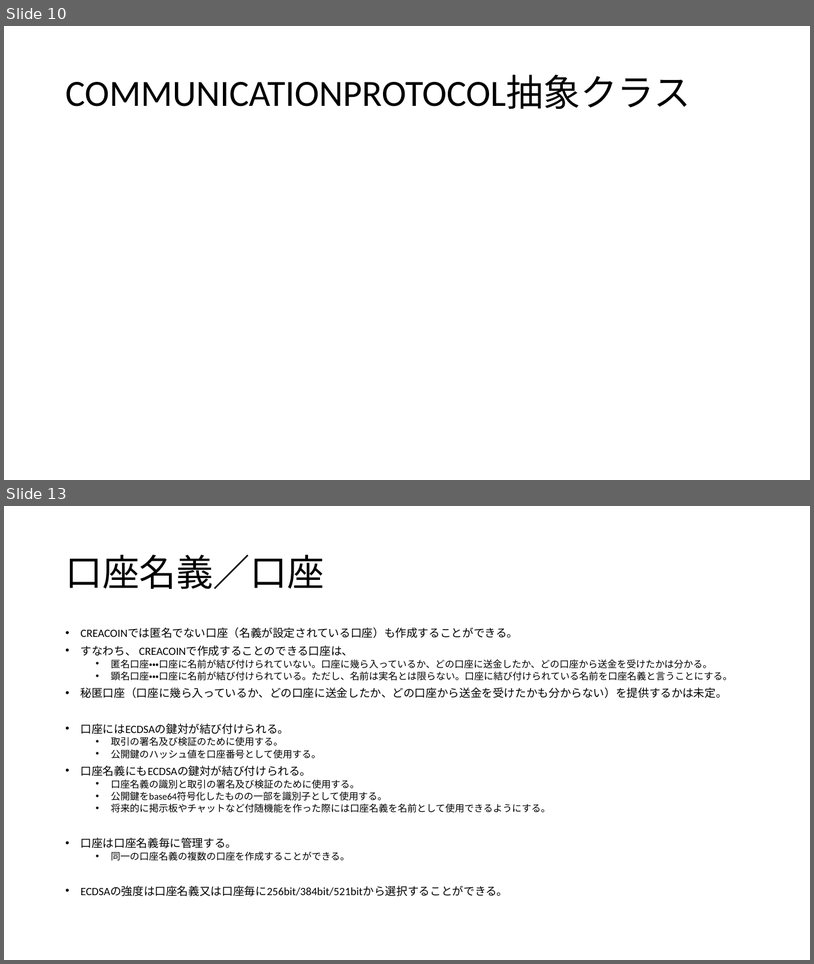
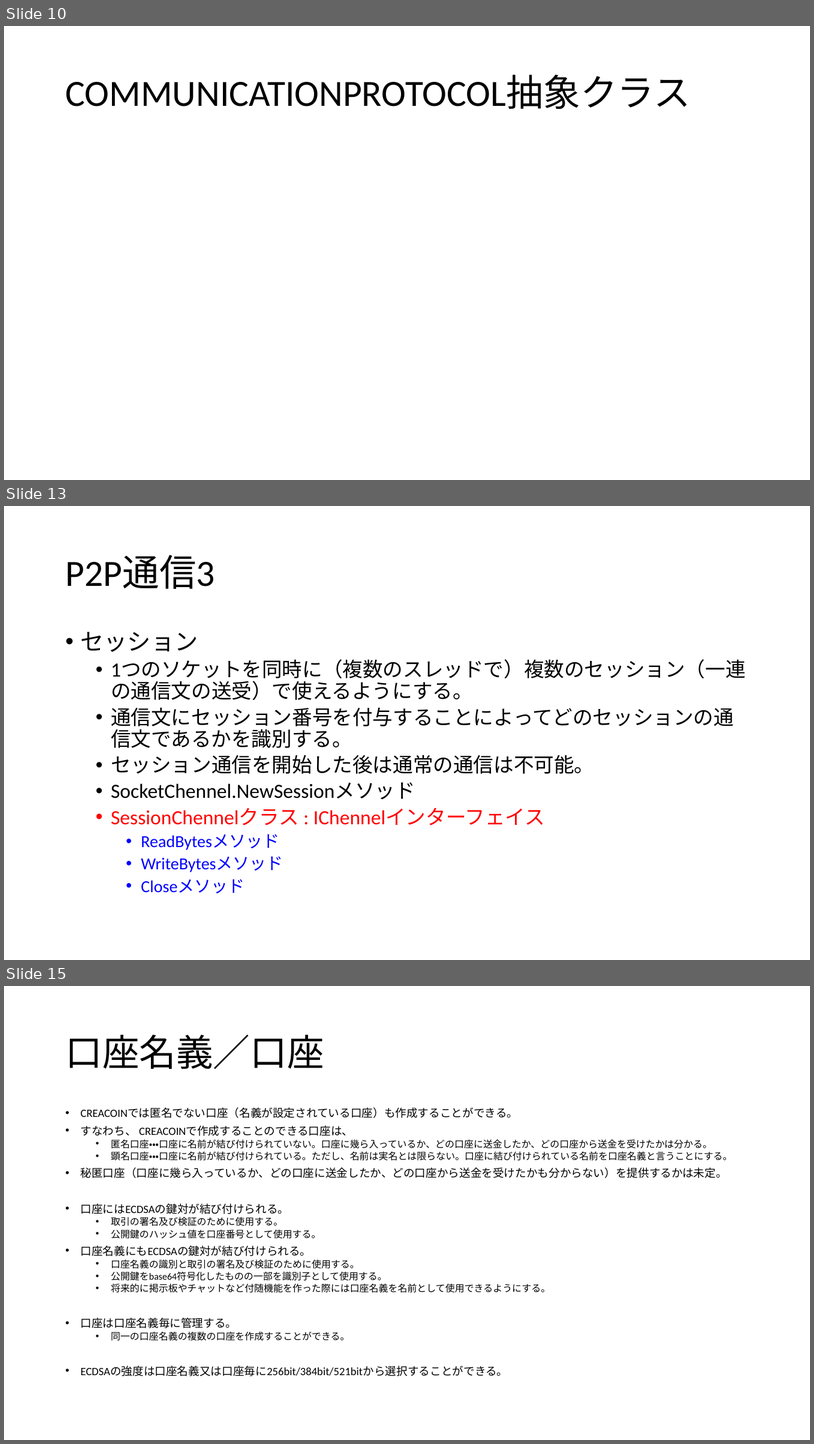
Before and after one commit to pizyumi/CREA, a slide deck: CREA2014/CREACOIN.pptx. Shown one above the other, each under a label of ours: slides 10 and 13 before the commit, slides 10, 13 and 15 after it; the slides between them are not shown. The pictures are 814x964 and 814x1444 pixels, drawn with LibreOffice and Linux fonts; fonts in the diff are those of the drawing. Boxes give left, top, right and bottom in pixels: in the first picture for what was removed or moved away, otherwise in the second. Text is boxed around its words. In the diff, an @@ line names an element or a change of style, - is before the commit and + after.

```diff
--- a/CREA2014/CREACOIN.pptx
+++ b/CREA2014/CREACOIN.pptx
@@ slide 13 added at [4,506,810,960], background #FFFFFF @@
@@ title added at [65,555,215,589], 44 pt, text #000000 @@
+P2P通信3
@@ text added at [81,631,746,893], 24 pt, text #000000 @@
+• セッション
+  • 1つのソケットを同時に（複数のスレッドで）複数のセッション（一連の通信文の送受）で使えるようにする。
+  • 通信文にセッション番号を付与することによってどのセッションの通信文であるかを識別する。
+  • セッション通信を開始した後は通常の通信は不可能。
+  • SocketChennel.NewSessionメソッド
+  • SessionChennelクラス : IChennelインターフェイス
+    • ReadBytesメソッド
+    • WriteBytesメソッド
+    • Closeメソッド
@@ what was slide 13 is now slide 15 @@
```
Also in this commit, not shown: 2 slides changed, 1 other slide added, 5 other files.
